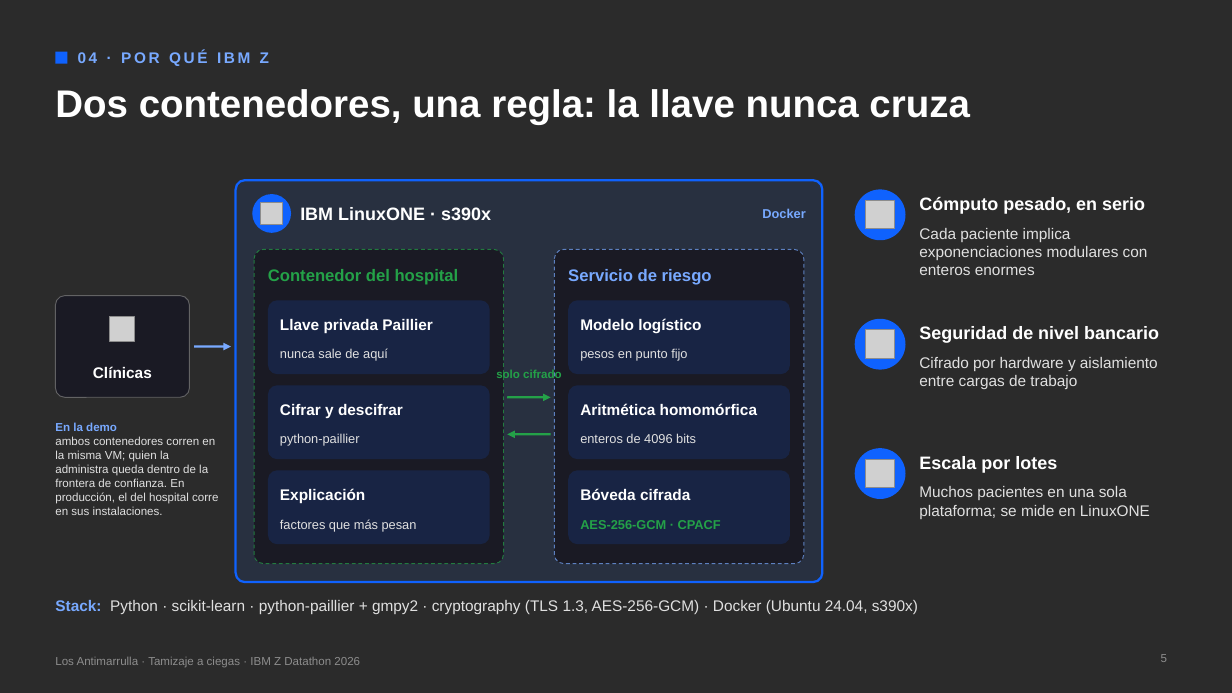
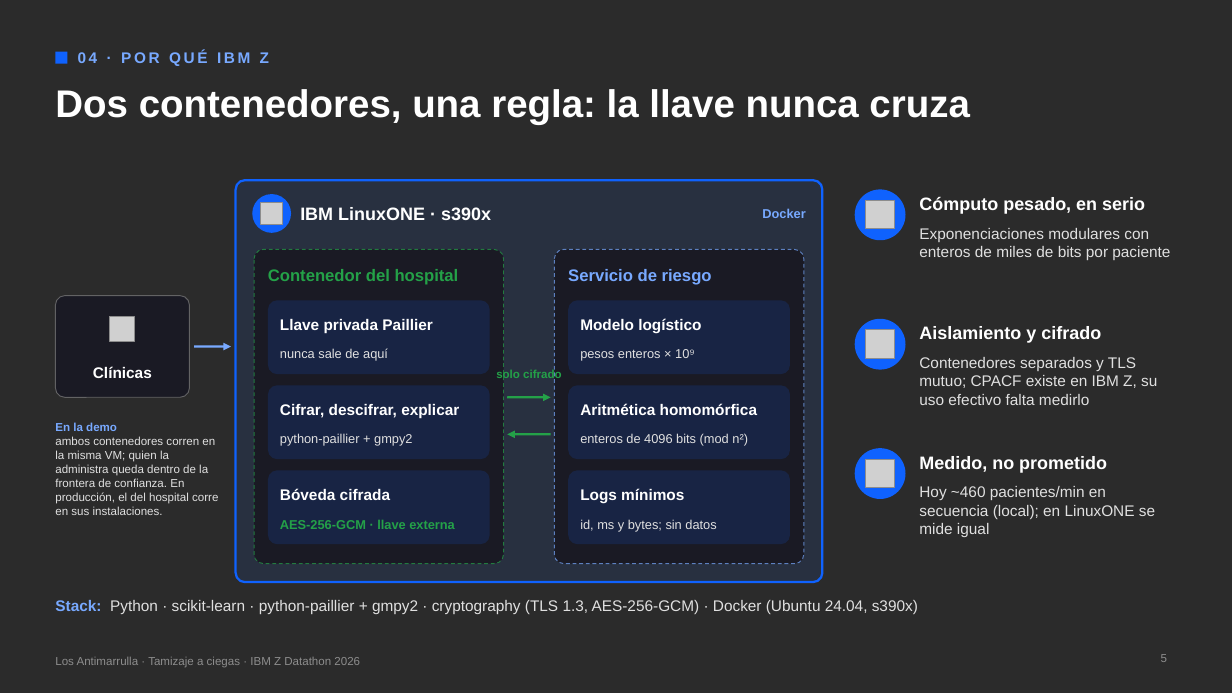
Before and after one commit to UACJ-MIAAD/antimarrulla-ibmz-datathon-2026, a slide deck: slide 5 of submission/Los_Antimarrulla_Pitch_Tamizaje.pptx. Drawn at 1232x693 pixels with LibreOffice and Linux fonts; fonts in the diff are those of the drawing; grey boxes stand for pictures; background and template pictures are left out; a plain dark background stands for a picture behind light text. Boxes give left, top, right and bottom in pixels: in the first picture for what was removed or moved away, otherwise in the second. Text is boxed around its words. In the diff, an @@ line names an element or a change of style, - is before the commit and + after.

Commit message:
docs: una sola descripción del sistema (bóveda en el hospital, sin CPACF ni escala no medidos), contrato único, ENSANUT como modelo reducido aparte, E5 con evaluación real y deck regenerado (auditoría 3: F04, F09)

```diff
--- a/submission/Los_Antimarrulla_Pitch_Tamizaje.pptx
+++ b/submission/Los_Antimarrulla_Pitch_Tamizaje.pptx
@@ text at (x1=919, y1=228, x2=1170, y2=260): text changed @@
-Cada paciente implica exponenciaciones modulares con enteros enormes
+Exponenciaciones modulares con enteros de miles de bits por paciente
@@ text at (x1=919, y1=326, x2=1101, y2=343): text changed @@
-Seguridad de nivel bancario
+Aislamiento y cifrado
@@ text at (x1=580, y1=349, x2=695, y2=361): text changed @@
-pesos en punto fijo
+pesos enteros × 10⁹
@@ text at (x1=919, y1=357, x2=1157, y2=405): text changed @@
-Cifrado por hardware y aislamiento entre cargas de trabajo
+Contenedores separados y TLS mutuo; CPACF existe en IBM Z, su uso efectivo falta medirlo
@@ text at (x1=280, y1=404, x2=459, y2=419): text changed @@
-Cifrar y descifrar
+Cifrar, descifrar, explicar
@@ text at (x1=280, y1=433, x2=412, y2=446): text changed @@
-python-paillier
+python-paillier + gmpy2
@@ text at (x1=580, y1=433, x2=748, y2=446): text changed @@
-enteros de 4096 bits
+enteros de 4096 bits (mod n²)
@@ text at (x1=919, y1=456, x2=1107, y2=473): text changed @@
-Escala por lotes
+Medido, no prometido
@@ text at (x1=280, y1=488, x2=390, y2=500): text changed @@
-Explicación
+Bóveda cifrada
@@ text at (x1=580, y1=488, x2=684, y2=504): text changed @@
-Bóveda cifrada
+Logs mínimos
@@ text at (x1=919, y1=486, x2=1155, y2=537): text changed @@
-Muchos pacientes en una sola plataforma; se mide en LinuxONE
+Hoy ~460 pacientes/min en secuencia (local); en LinuxONE se mide igual
@@ text at (x1=280, y1=520, x2=455, y2=529): text changed; text colour #E0E0E0 to #24A148; bold on @@
-factores que más pesan
+AES-256-GCM · llave externa
@@ text at (x1=580, y1=519, x2=716, y2=531): text changed; text colour #24A148 to #E0E0E0; bold off @@
-AES-256-GCM · CPACF
+id, ms y bytes; sin datos
```
Also in this commit, not shown: 3 other slides changed, 15 other files.
